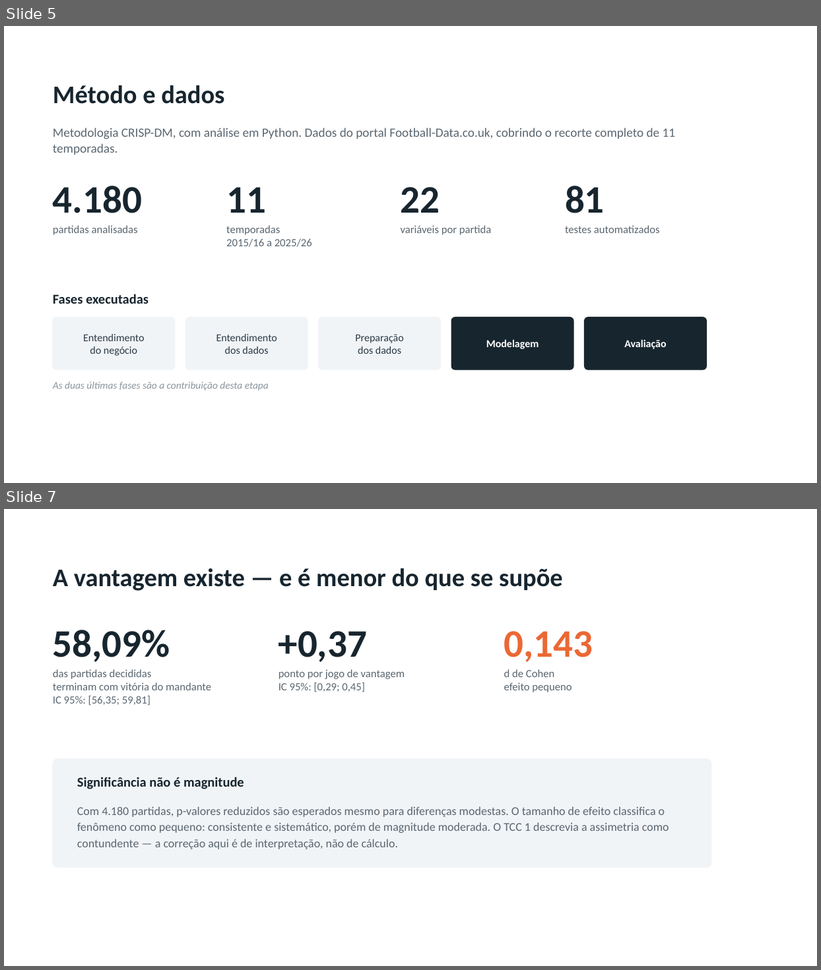
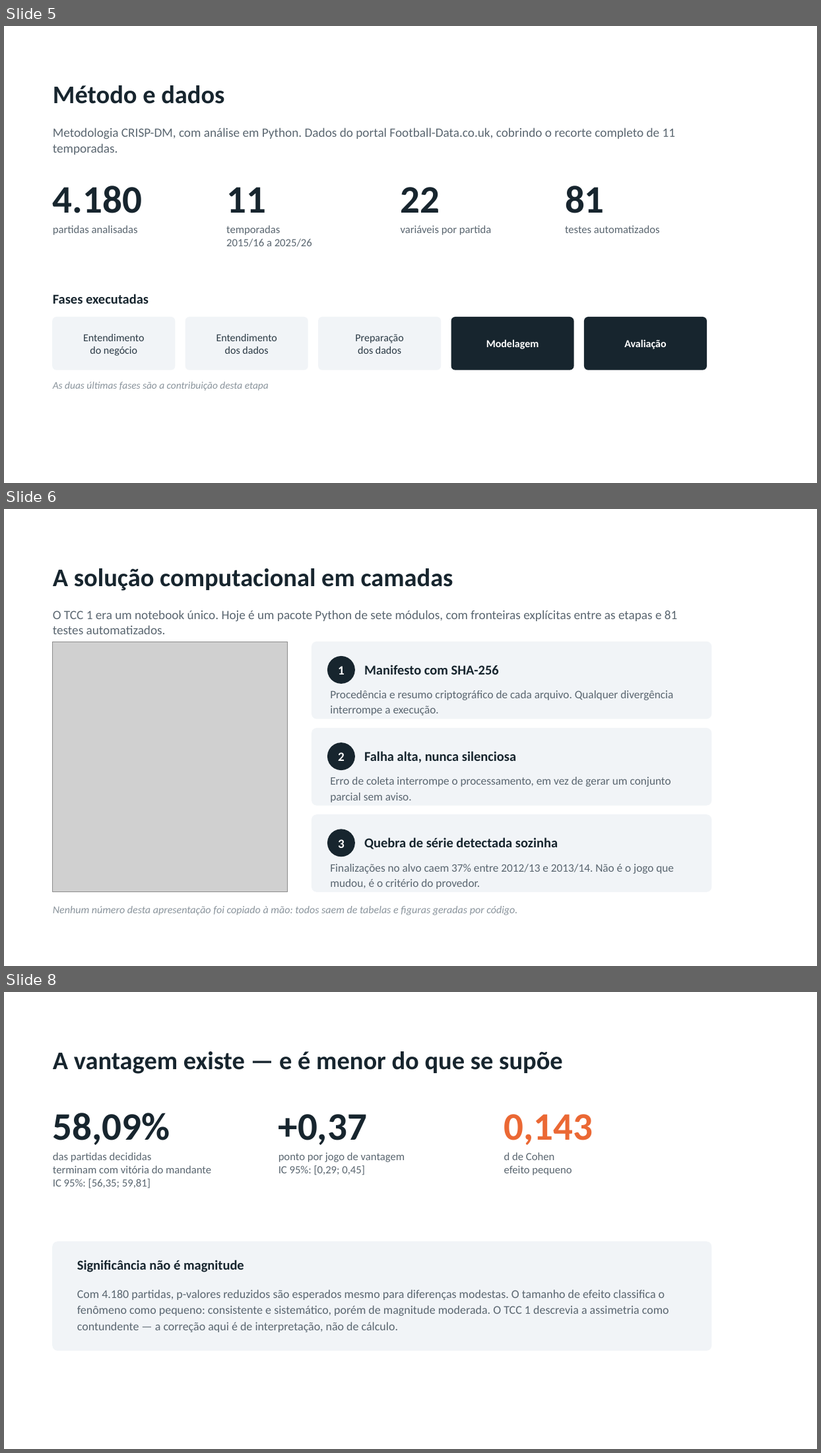
Before and after one commit to matheustm29/TCC2, a slide deck: apresentacao/TCC2_Defesa.pptx. Shown one above the other, each under a label of ours: slides 5 and 7 before the commit, slides 5, 6 and 8 after it; the slides between them are not shown. The pictures are 821x970 and 821x1453 pixels, drawn with LibreOffice and Linux fonts; fonts in the diff are those of the drawing; grey boxes stand for pictures; background and template pictures are left out. Boxes give left, top, right and bottom in pixels: in the first picture for what was removed or moved away, otherwise in the second. Text is boxed around its words. In the diff, an @@ line names an element or a change of style, - is before the commit and + after.

```diff
--- a/apresentacao/TCC2_Defesa.pptx
+++ b/apresentacao/TCC2_Defesa.pptx
@@ slide 6 added at bbox=[4, 509, 817, 966], background picture (left out) @@
@@ title added at bbox=[53, 568, 453, 591], 30 pt, text #17252E, bold @@
+A solução computacional em camadas
@@ text added at bbox=[53, 610, 677, 634], 15 pt, text #5A6670 @@
+O TCC 1 era um notebook único. Hoje é um pacote Python de sete módulos, com fronteiras explícitas entre as etapas e 81 testes automatizados.
@@ picture added at bbox=[53, 642, 288, 892] @@
@@ rounded rectangle added at bbox=[312, 642, 712, 719], fill #F1F4F7, outline #F1F4F7 1 pt @@
@@ ellipse added at bbox=[328, 657, 354, 683], fill #17252E, outline #17252E 1 pt @@
@@ text added at bbox=[338, 666, 345, 675], 15 pt, text #FFFFFF, bold @@
+1
@@ text added at bbox=[364, 665, 499, 675], 16 pt, text #17252E, bold @@
+Manifesto com SHA-256
@@ text added at bbox=[330, 691, 673, 716], 13.5 pt, text #5A6670 @@
+Procedência e resumo criptográfico de cada arquivo. Qualquer divergência interrompe a execução.
@@ rounded rectangle added at bbox=[312, 729, 712, 805], fill #F1F4F7, outline #F1F4F7 1 pt @@
@@ ellipse added at bbox=[328, 743, 354, 770], fill #17252E, outline #17252E 1 pt @@
@@ text added at bbox=[338, 753, 345, 761], 15 pt, text #FFFFFF, bold @@
+2
@@ text added at bbox=[364, 751, 516, 763], 16 pt, text #17252E, bold @@
+Falha alta, nunca silenciosa
@@ text added at bbox=[330, 777, 671, 803], 13.5 pt, text #5A6670 @@
+Erro de coleta interrompe o processamento, em vez de gerar um conjunto parcial sem aviso.
@@ rounded rectangle added at bbox=[312, 815, 712, 892], fill #F1F4F7, outline #F1F4F7 1 pt @@
@@ ellipse added at bbox=[328, 830, 354, 857], fill #17252E, outline #17252E 1 pt @@
@@ text added at bbox=[338, 840, 345, 848], 15 pt, text #FFFFFF, bold @@
+3
@@ text added at bbox=[364, 838, 558, 850], 16 pt, text #17252E, bold @@
+Quebra de série detectada sozinha
@@ text added at bbox=[330, 864, 674, 889], 13.5 pt, text #5A6670 @@
+Finalizações no alvo caem 37% entre 2012/13 e 2013/14. Não é o jogo que mudou, é o critério do provedor.
@@ text added at bbox=[53, 906, 517, 916], 12.5 pt, text #8A949C, italic @@
+Nenhum número desta apresentação foi copiado à mão: todos saem de tabelas e figuras geradas por código.
@@ what was slide 7 is now slide 8 @@
```
Also in this commit, not shown: 2 slides changed, 1 other slide added, 1 slide removed, 1 other file.
